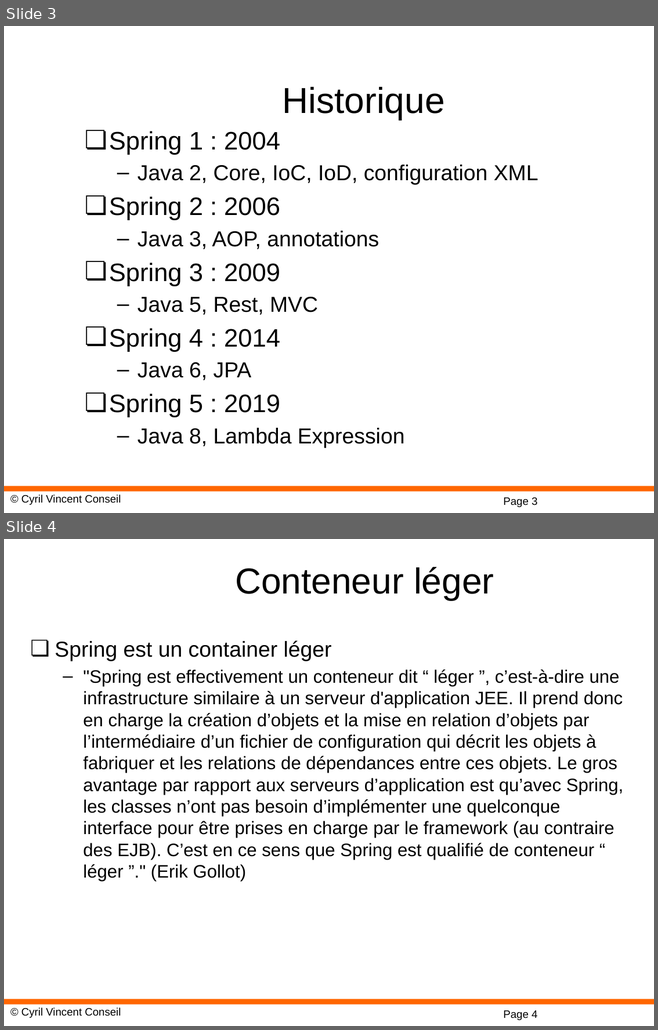
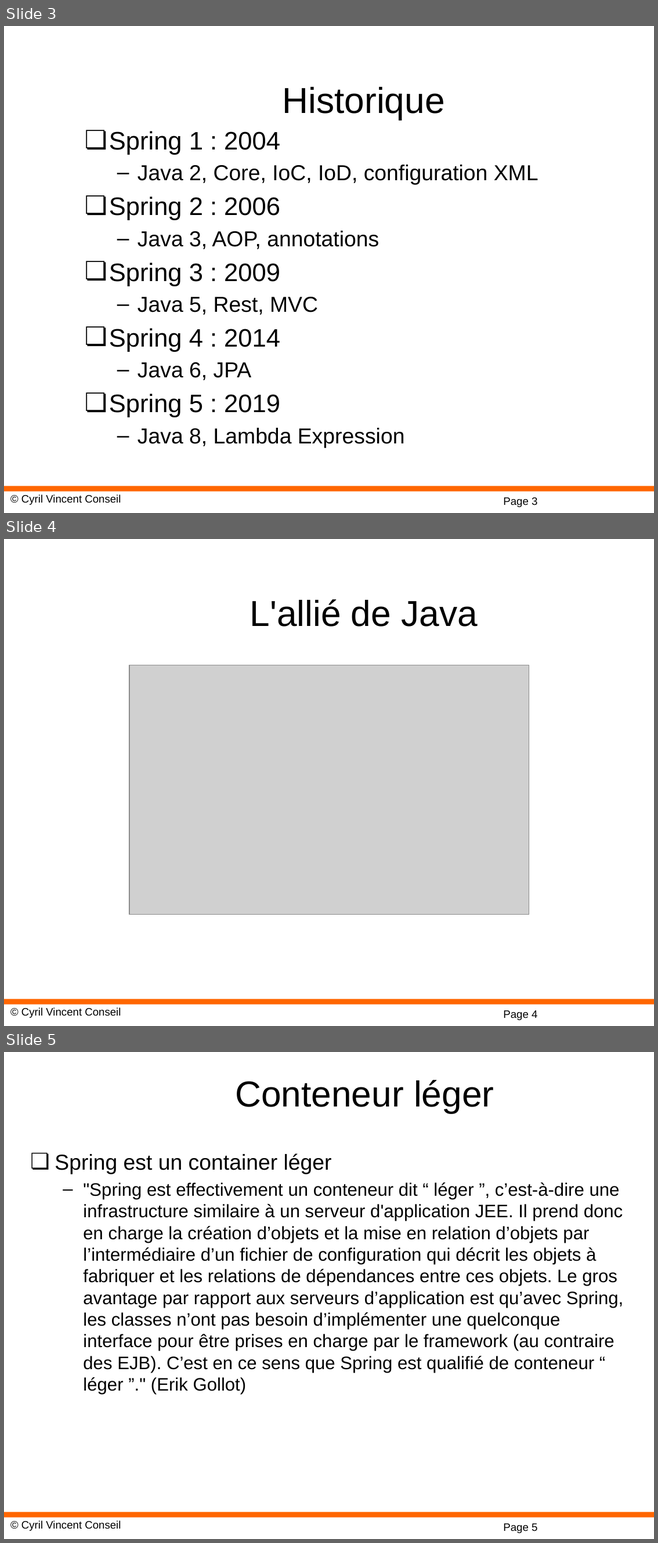
Before and after one commit to cyrilvincent/spring, a slide deck: ppt/01-SpringIntro.pptx. Shown one above the other, each under a label of ours: slides 3 and 4 before the commit, slides 3, 4 and 5 after it. The pictures are 658x1030 and 658x1543 pixels, drawn with LibreOffice and Linux fonts; fonts in the diff are those of the drawing; grey boxes stand for pictures; background and template pictures are left out. Boxes give left, top, right and bottom in pixels: in the first picture for what was removed or moved away, otherwise in the second. Text is boxed around its words. In the diff, an @@ line names an element or a change of style, - is before the commit and + after.

```diff
--- a/ppt/01-SpringIntro.pptx
+++ b/ppt/01-SpringIntro.pptx
@@ slide 4 added at (4, 539, 654, 1026), background #FFFFFF; not listed: 3 template elements that a slide beside it also shows @@
@@ title added at (250, 599, 477, 627), 40 pt, text #000000 @@
+L'allié de Java
@@ picture added at (129, 665, 529, 914) @@
@@ what was slide 4 is now slide 5 @@
@@ page number at (503, 1524, 537, 1533): text changed @@
-Page 4
+Page 5
```
Also in this commit, not shown: 2 slides changed, 2 other slides added, 8 other files.
